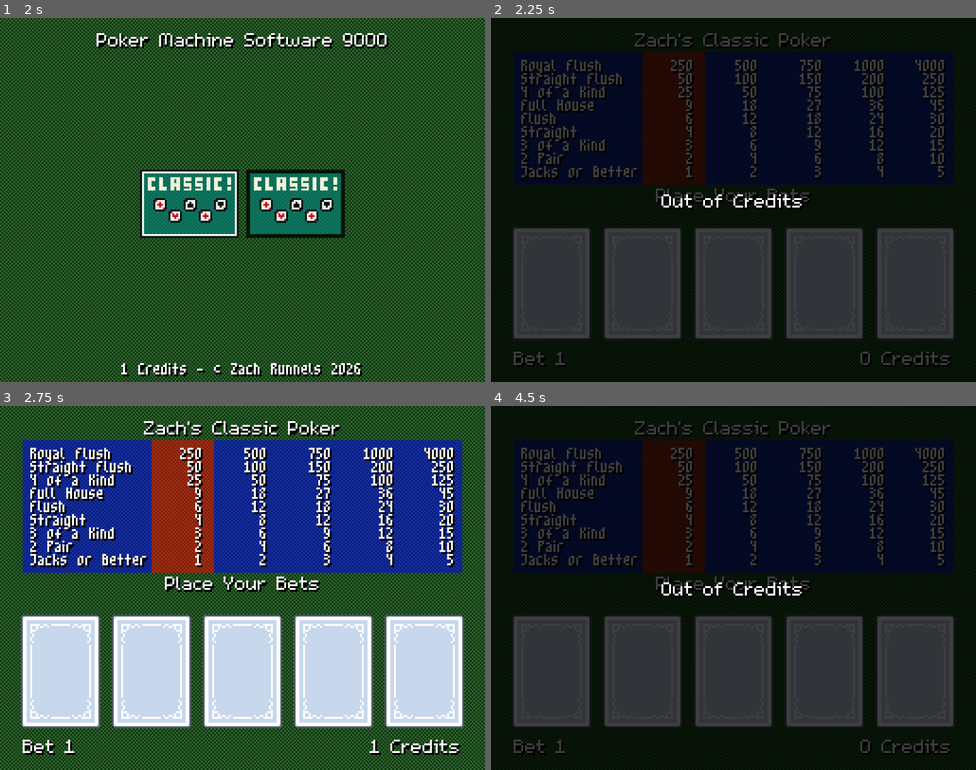
Above: before the commit, frames 1-4 (two rows, left to right).
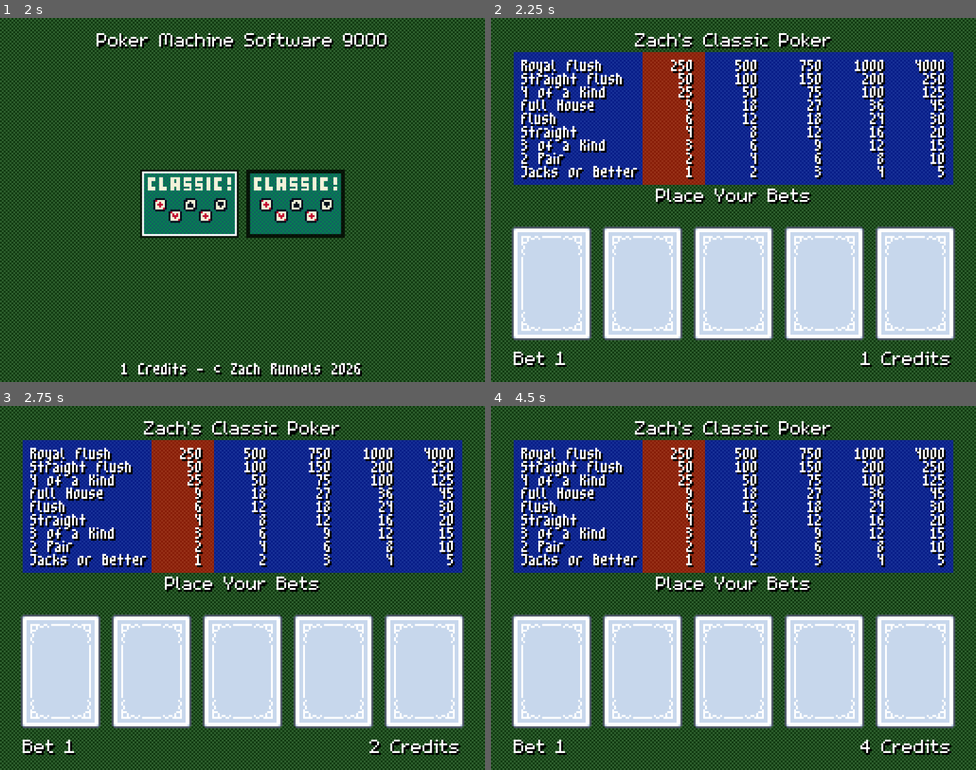
Above: after the commit, the same moments.

Repository: ZombieNW/PokerMachine
Game: Godot game, scene res://main_menu/main_menu.tscn
Same seed, same stepped clock (60 frames per second), same inputs: the game is played once before the commit and once after it.
Inputs (mouse positions are in pixels of both pictures, inside the frame that each line leads up to):
- Up to frame 1 (2 s): tap Enter (deal_draw) at 0.5 s; move the mouse to (189, 203) at 0.52 s; hold C (add_credit) 0.53-1.28 s; click (189, 203) at 0.67 s; tap B (bet) at 0.8, 1.35 s; tap Space at 1.25 s; move the mouse to (58, 283) at 1.27 s; click (58, 283) at 1.42 s; tap S (select_game) at 1.55 s
- Up to frame 2 (2.25 s): tap Enter (deal_draw) at 2 s; move the mouse to (786, 203) at 2.02 s; hold S (select_game) from 2.03 s (still down); click (786, 203) at 2.17 s
- Up to frame 3 (2.75 s): keep holding S (select_game); tap C (add_credit) at 2.3 s
- Up to frame 4 (4.5 s): tap Space at 2.75, 4.25 s; move the mouse to (641, 671) at 2.77 s; release S (select_game) at 2.78 s; tap C (add_credit) at 2.85 s; click (641, 671) at 2.92 s; tap B (bet) at 3.05 s; tap Enter (deal_draw) at 3.5, 4.35 s; move the mouse to (733, 671) at 3.52 s; hold B (bet) 3.53-4.28 s; click (733, 671) at 3.67 s; tap S (select_game) at 3.8 s; move the mouse to (588, 533) at 4.27 s; click (588, 533) at 4.42 s

Frame 1 is identical in both runs. In frame 2, 97% of the frame differs, in the area x 0-100%, y 0-100%; in frame 3, less than 0.1%; in frame 4, 97%.

Commit message:
Connect credits to game

Diff:
--- a/games/classic_poker/game_manager.gd
+++ b/games/classic_poker/game_manager.gd
@@ -7,7 +7,6 @@
 
 const DEFAULT_CARD_COUNT: int = 5
 const MAX_BET: int = 5
-const STARTING_CREDITS: int = 0
 
 const CARD_BACK: String = "back"
 const INSUFFICIENT_CREDITS_MSG: String = "Insufficient Credits"
@@ -18,7 +17,6 @@
 var cards: Array[String] = []
 var held: Array[int] = []
 var bet: int = 1
-var credits: int = STARTING_CREDITS
 var game_state: GameState = GameState.CREDITS
 
 @onready var card_objects: Array[CardObject] = [%Card1, %Card2, %Card3, %Card4, %Card5]
@@ -45,25 +43,25 @@
 	elif event.is_action_pressed("bet"):
 		cycle_bet()
 	elif event.is_action_pressed("add_credit"):
-		add_credit()
+		check_credit()
 	elif event.is_action_pressed("select_game"):
 		exit_game()
 
 # Start or reset a game
 func start_game() -> void:
-	if credits < bet:
+	if Credit.get_credits() < bet:
 		%HandLabel.text = INSUFFICIENT_CREDITS_MSG
 		return
 
 	%HandLabel.text = ""
-	credits -= bet
+	Credit.subtract(bet)
 	game_state = GameState.INITIAL_DEAL
 	new_cards()
 	update_state()
 
 # After evaluation
 func end_game() -> void:
-	if credits <= 0:
+	if Credit.get_credits() <= 0:
 		out_of_credits()
 		return
 
@@ -100,9 +98,9 @@
 	evaluate()
 	update_state()
 
-# add credit and escape no credit screen
-func add_credit():
-	credits += 1
+# escape no credit screen
+func check_credit():
+	await get_tree().process_frame
 	if game_state == GameState.CREDITS:
 		end_game()
 	update_state()
@@ -112,7 +110,7 @@
 	var hand_result = PokerHandEvaluator.evaluate_hand(cards)
 	var payout = PokerHandEvaluator.get_payout(hand_result.rank, bet)
 	%HandLabel.text = hand_result.name
-	credits += payout
+	Credit.add(payout)
 
 # Return cards in hand and get new cards
 func new_cards():
@@ -134,7 +132,7 @@
 	refresh_hold_labels()
 	refresh_card_textures()
 	%PriceTable.set_price_panel(bet - 1)
-	%CreditLabel.text = "%d Credits" % credits
+	%CreditLabel.text = "%d Credits" % Credit.get_credits()
 	%BetLabel.text = "Bet %d" % bet
 
 # Display game over screen when out of credits
